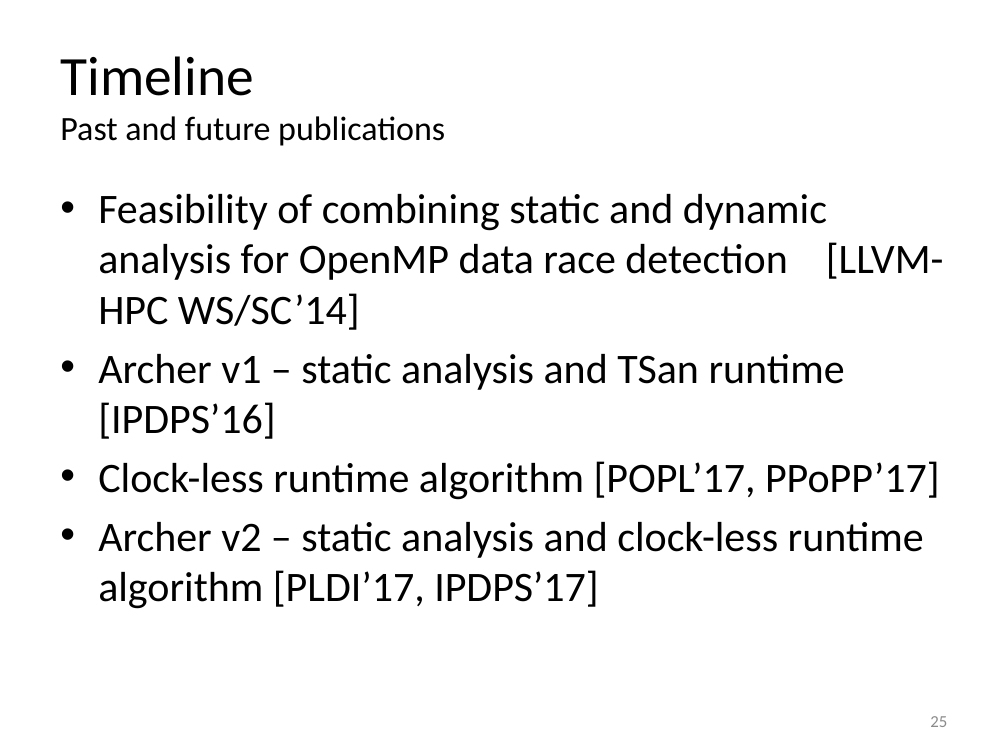
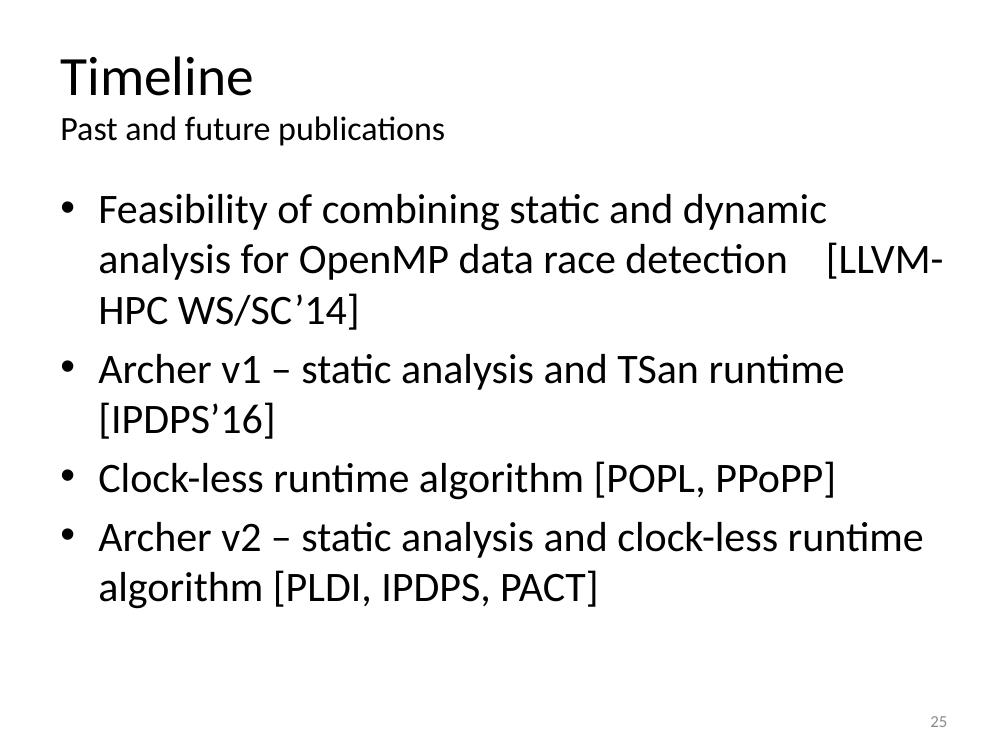
Before and after one commit to simoatze/oral_qualifier, a slide deck: slide 25 of presentation/presentation.pptx. Drawn at 1008x756 pixels with LibreOffice and Linux fonts; fonts in the diff are those of the drawing. Boxes give left, top, right and bottom in pixels: in the first picture for what was removed or moved away, otherwise in the second. Text is boxed around its words. In the diff, an @@ line names an element or a change of style, - is before the commit and + after.

```diff
--- a/presentation/presentation.pptx
+++ b/presentation/presentation.pptx
@@ text at (98, 461, 924, 609): text changed @@
-• Clock-less runtime algorithm [POPL’17, PPoPP’17]
-• Archer v2 – static analysis and clock-less runtime algorithm [PLDI’17, IPDPS’17]
+• Clock-less runtime algorithm [POPL, PPoPP]
+• Archer v2 – static analysis and clock-less runtime algorithm [PLDI, IPDPS, PACT]
```
Also in this commit, not shown: 3 other slides changed, 1 other file.
